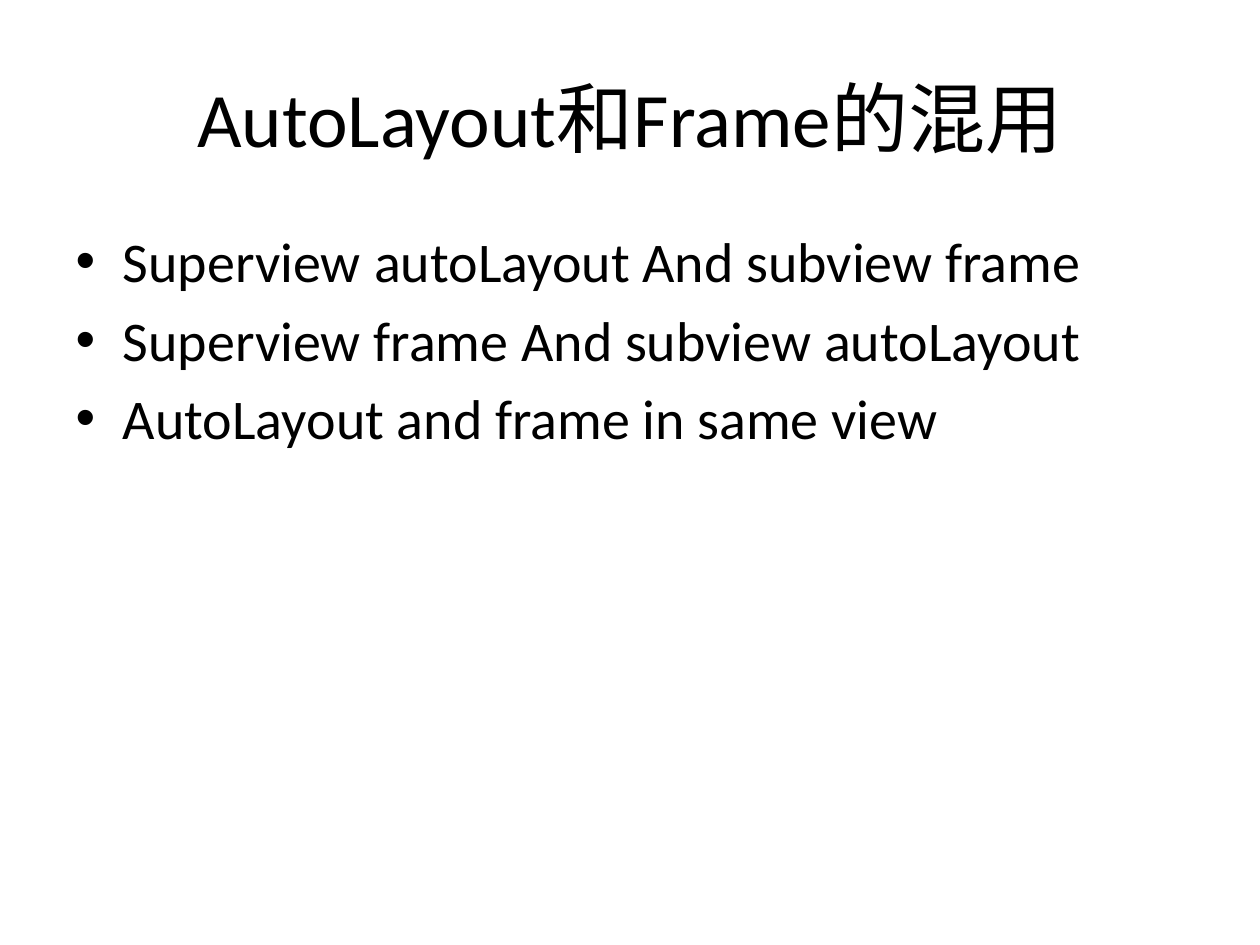
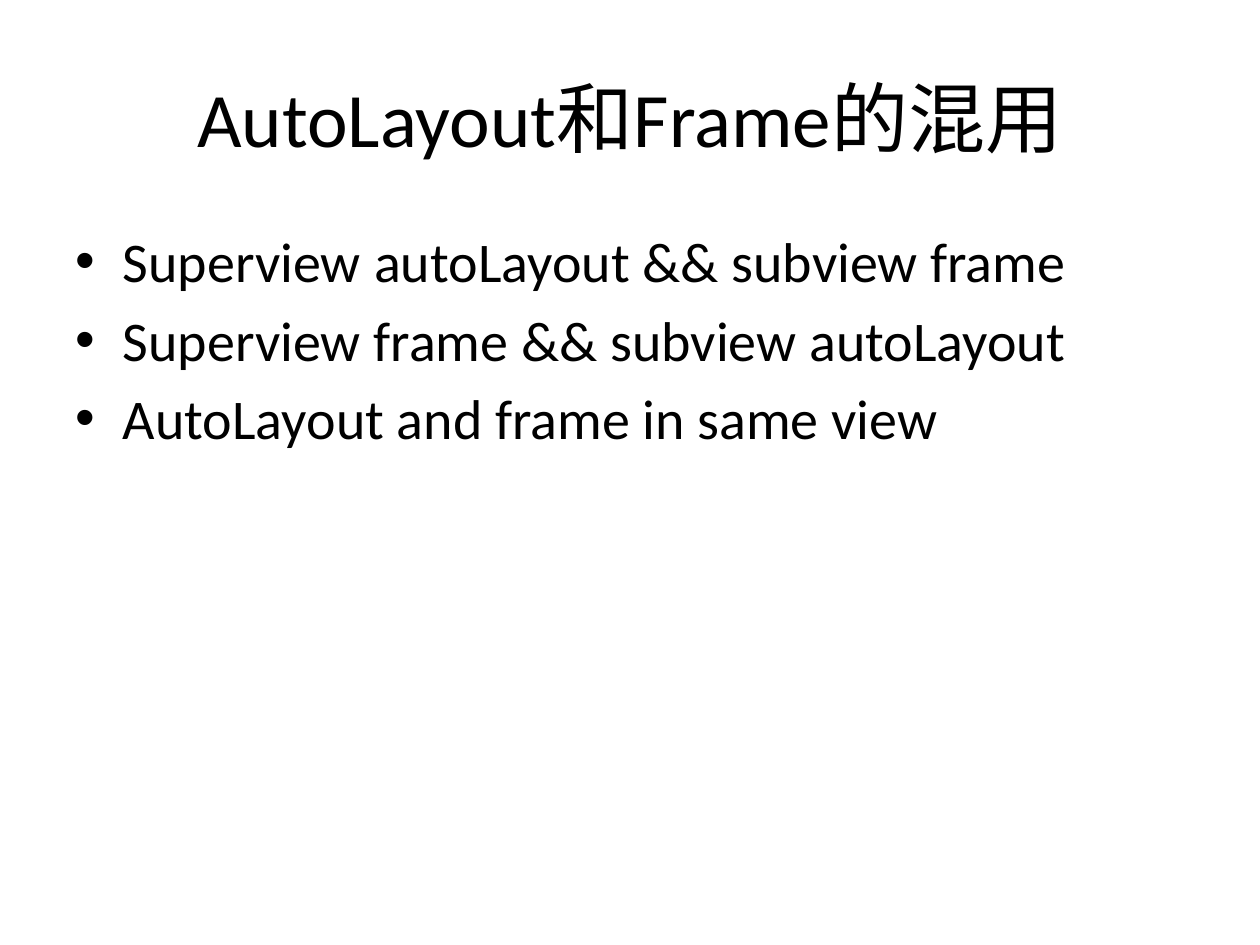
Before and after one commit to diaglamp/AutoLayoutDemo, a slide deck: slide 21 of AutoLayout.pptx (slide 22 before the commit). Drawn at 1260x945 pixels with LibreOffice and Linux fonts; fonts in the diff are those of the drawing. Boxes give left, top, right and bottom in pixels: in the first picture for what was removed or moved away, otherwise in the second. Text is boxed around its words. In the diff, an @@ line names an element or a change of style, - is before the commit and + after.

```diff
--- a/AutoLayout.pptx
+++ b/AutoLayout.pptx
@@ text at box(123, 243, 1065, 370): text changed @@
-• Superview autoLayout And subview frame
-• Superview frame And subview autoLayout
+• Superview autoLayout && subview frame
+• Superview frame && subview autoLayout
```
Also in this commit, not shown: 3 other slides changed, 2 slides added, 9 other files.
